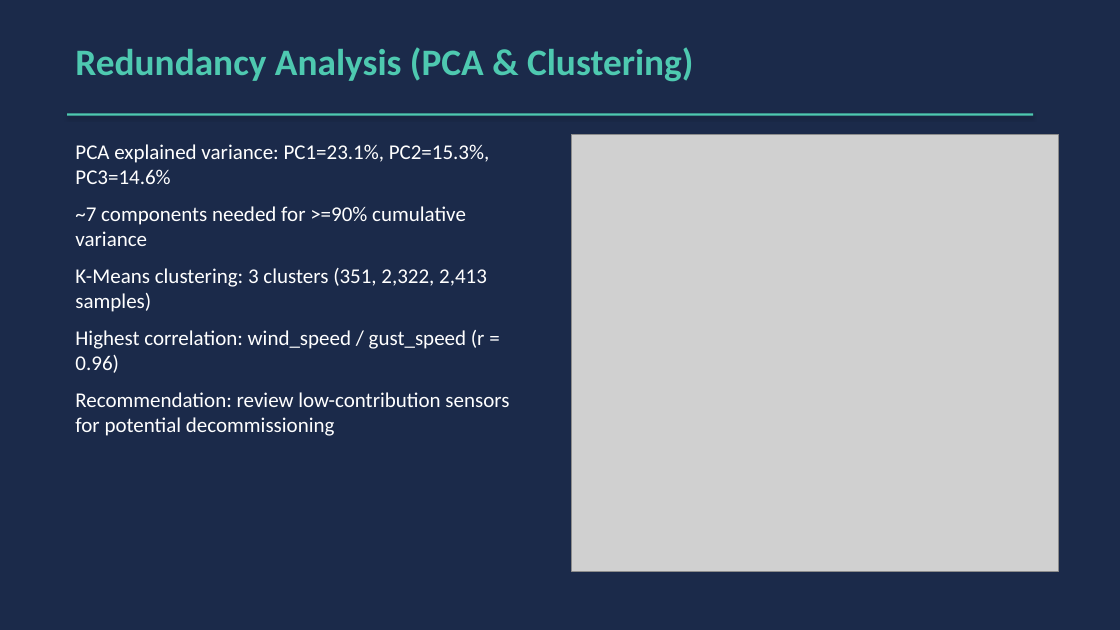
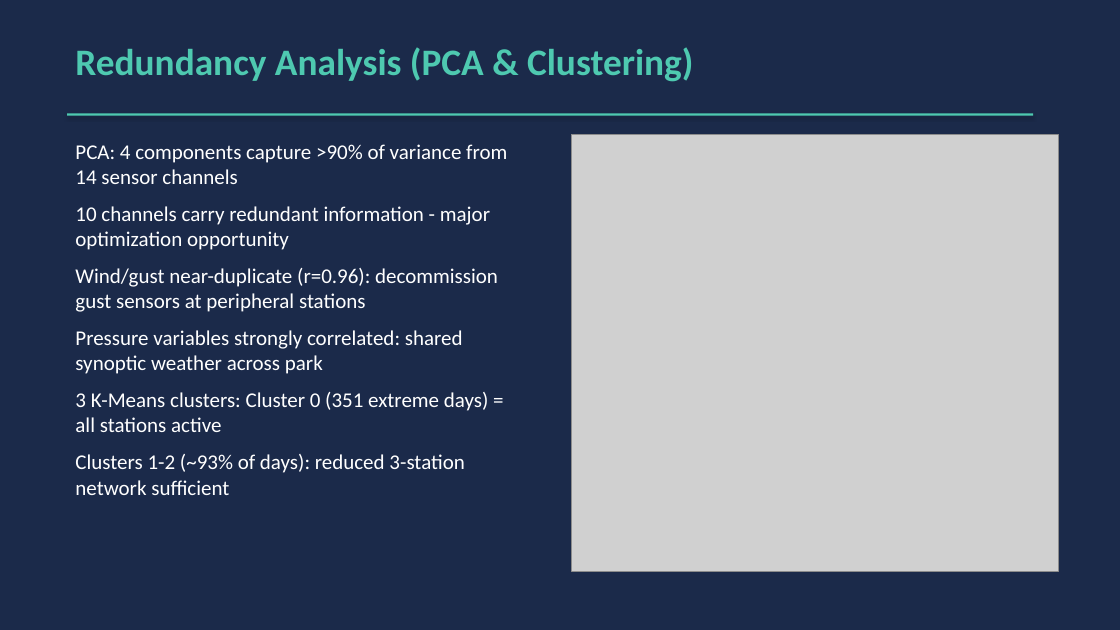
Before and after one commit to Pegjoey99/parks-meteo-optimization, a slide deck: slide 4 of outputs/PEINP_Parks_Meteo_Optimization.pptx. Drawn at 1120x630 pixels with LibreOffice and Linux fonts; fonts in the diff are those of the drawing; grey boxes stand for pictures. Boxes give left, top, right and bottom in pixels: in the first picture for what was removed or moved away, otherwise in the second. Text is boxed around its words. In the diff, an @@ line names an element or a change of style, - is before the commit and + after.

Commit message:
Level 4 rubric enhancements: interpretive analysis, risk-framed uncertainty, coherent executive summary
- Added imputation strategy justification (4-point statistical defense)
- Added operational redundancy assessment with Parks Canada recommendations
- Added risk-framed uncertainty assessment (HIGH/MODERATE/LOW risk tiers)
- Replaced visualizations with annotated plots linking to FWI domain knowledge
- Rewrote summary as coherent executive argument with 5 defensible recommendations
- Regenerated PPTX and PDF with enhanced content

```diff
--- a/outputs/PEINP_Parks_Meteo_Optimization.pptx
+++ b/outputs/PEINP_Parks_Meteo_Optimization.pptx
@@ text at box(75, 144, 507, 495): text changed @@
-PCA explained variance: PC1=23.1%, PC2=15.3%, PC3=14.6%
-~7 components needed for >=90% cumulative variance
-K-Means clustering: 3 clusters (351, 2,322, 2,413 samples)
-Highest correlation: wind_speed / gust_speed (r = 0.96)
-Recommendation: review low-contribution sensors for potential decommissioning
+PCA: 4 components capture >90% of variance from 14 sensor channels
+10 channels carry redundant information - major optimization opportunity
+Wind/gust near-duplicate (r=0.96): decommission gust sensors at peripheral stations
+Pressure variables strongly correlated: shared synoptic weather across park
+3 K-Means clusters: Cluster 0 (351 extreme days) = all stations active
+Clusters 1-2 (~93% of days): reduced 3-station network sufficient
```
Also in this commit, not shown: 2 other slides changed, 4 other files.
